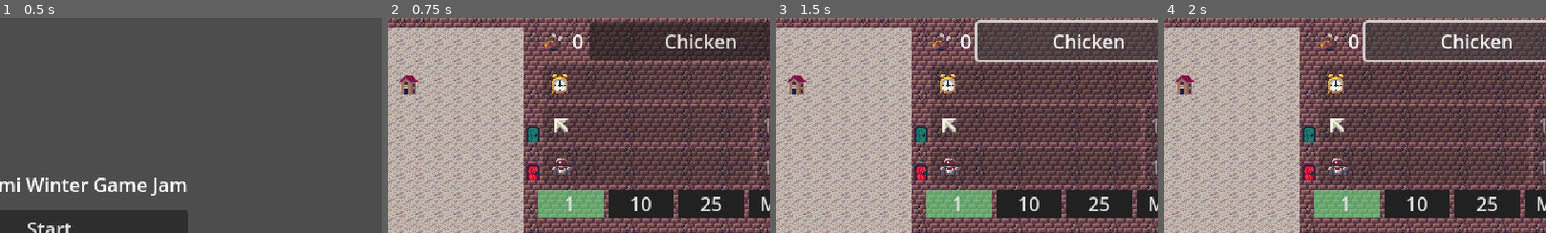
Above: before the commit, frames 1-4 (left to right).
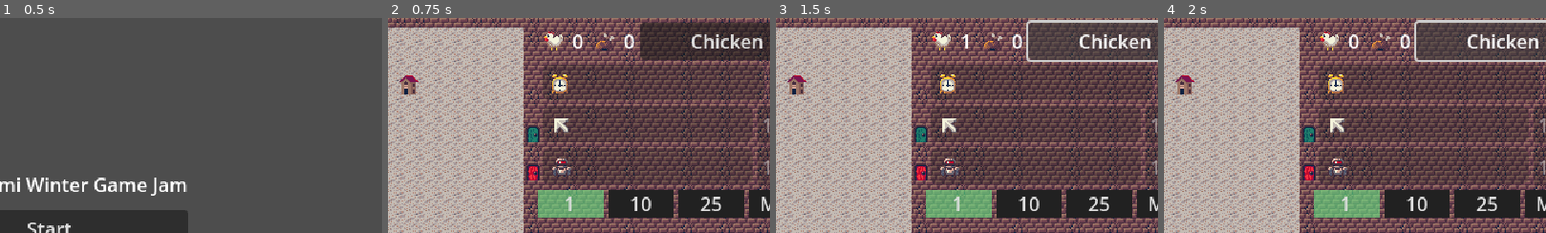
Above: after the commit, the same moments.

Repository: hostdos/WGJ25
Game: Godot game, scene res://scenes/main_menu.tscn
Same seed, same stepped clock (60 frames per second), same inputs: the game is played once before the commit and once after it.
Inputs:
- Up to frame 1 (0.5 s): no input
- Up to frame 2 (0.75 s): click "Start" at 0.5 s
- Up to frame 3 (1.5 s): click "Chicken" at 1.25 s
- Up to frame 4 (2 s): no input
The pictures show only the part of the screen within x 44-94%, y 0-50%; the shares and areas given below are measured in that part.

Frame 1 is identical in both runs. In frame 2, 3.4% of the frame differs, in the area x 40-98%, y 2-20%; in frame 3, 3.6%, in the area x 40-98%, y 0-21%; in frame 4, 3.5%.

Commit message:
added chickens back to UI. WE BACK

Diff:
--- a/toy-box-25/scenes/ui/game_ui.gd
+++ b/toy-box-25/scenes/ui/game_ui.gd
@@ -6,13 +6,17 @@
 
 func _ready():
 	GameManager.amount_poulet_changed.connect(_update_poulet_amount)
+	GameManager.amount_chickens_changed.connect(_update_chicken_amount)
 	%TimerIdleUpgrade.on_progress_bar_full.connect(_add_chicken)
 	%MouseIdleUpgrade.on_upgraded.connect(_add_mouse)
 	%AddChickenButton.pressed.connect(_add_chicken)
 	_init_upgrade_size_buttons()
 
-func _update_poulet_amount(_new_chickens: int):
-	%AmountChickens.text = str(GameManager.amount_poulet)
+func _update_chicken_amount(_new_chickens: int):
+	%AmountChickens.text = str(GameManager.amount_chickens)
+
+func _update_poulet_amount(_new_poulets: int):
+	%AmountPoulets.text = str(GameManager.amount_poulet)
 
 func _add_chicken():
 	GameManager.amount_chickens += 1
--- a/toy-box-25/scenes/ui/game_ui.tscn
+++ b/toy-box-25/scenes/ui/game_ui.tscn
@@ -1,15 +1,16 @@
-[gd_scene load_steps=14 format=3 uid="uid://bpdralphsr6of"]
+[gd_scene load_steps=15 format=3 uid="uid://bpdralphsr6of"]
 
 [ext_resource type="Script" uid="uid://bqt7jb00m8ww0" path="res://scenes/ui/game_ui.gd" id="1_yubou"]
 [ext_resource type="PackedScene" uid="uid://67ysjchvak2q" path="res://scenes/ui/image_in_ui.tscn" id="2_bma8u"]
 [ext_resource type="Texture2D" uid="uid://47215jx62oat" path="res://assets/tbj2_sprites_16x16_V4_transp.png" id="2_xjfbv"]
 [ext_resource type="PackedScene" uid="uid://crfmmhl0m68in" path="res://scenes/abstracts/abstract_button.tscn" id="3_bma8u"]
+[ext_resource type="Texture2D" uid="uid://c8atff4breou4" path="res://assets/chicken.png" id="3_bxde6"]
 [ext_resource type="PackedScene" uid="uid://bhych1t000vfl" path="res://scenes/ui/idle_upgrade.tscn" id="4_fct72"]
 [ext_resource type="Texture2D" uid="uid://6w3uxlgfgjyg" path="res://assets/clock.png" id="6_qrkc0"]
 [ext_resource type="Texture2D" uid="uid://dyqjeqd4cu3u5" path="res://assets/mouse.png" id="8_yvtb5"]
+[ext_resource type="Texture2D" path="res://assets/robot_texture.tres" id="9_fftnl"]
 [ext_resource type="Texture2D" uid="uid://d1ryo6tu6kpbh" path="res://assets/poulet.png" id="9_k7elv"]
-[ext_resource type="Texture2D" uid="uid://cd1vs8p277grj" path="res://assets/robot_texture.tres" id="9_fftnl"]
-[ext_resource type="Texture2D" uid="uid://lxo431snxh6d" path="res://assets/poulet_texture.tres" id="10_bxde6"]
+[ext_resource type="Texture2D" path="res://assets/poulet_texture.tres" id="10_bxde6"]
 
 [sub_resource type="AtlasTexture" id="AtlasTexture_yvtb5"]
 atlas = ExtResource("2_xjfbv")
@@ -55,6 +56,19 @@
 [node name="HBoxContainer" type="HBoxContainer" parent="MarginContainer/VBoxContainer"]
 layout_mode = 2
 
+[node name="ImageInUi2" parent="MarginContainer/VBoxContainer/HBoxContainer" instance=ExtResource("2_bma8u")]
+layout_mode = 2
+
+[node name="Sprite2D" type="Sprite2D" parent="MarginContainer/VBoxContainer/HBoxContainer/ImageInUi2"]
+texture = ExtResource("3_bxde6")
+centered = false
+offset = Vector2(5, 7)
+
+[node name="AmountChickens" type="Label" parent="MarginContainer/VBoxContainer/HBoxContainer"]
+unique_name_in_owner = true
+layout_mode = 2
+text = "0"
+
 [node name="ImageInUi" parent="MarginContainer/VBoxContainer/HBoxContainer" instance=ExtResource("2_bma8u")]
 layout_mode = 2
 
@@ -63,7 +77,7 @@
 centered = false
 offset = Vector2(5, 7)
 
-[node name="AmountChickens" type="Label" parent="MarginContainer/VBoxContainer/HBoxContainer"]
+[node name="AmountPoulets" type="Label" parent="MarginContainer/VBoxContainer/HBoxContainer"]
 unique_name_in_owner = true
 layout_mode = 2
 text = "0"
Not shown, changed: toy-box-25/.DS_Store
